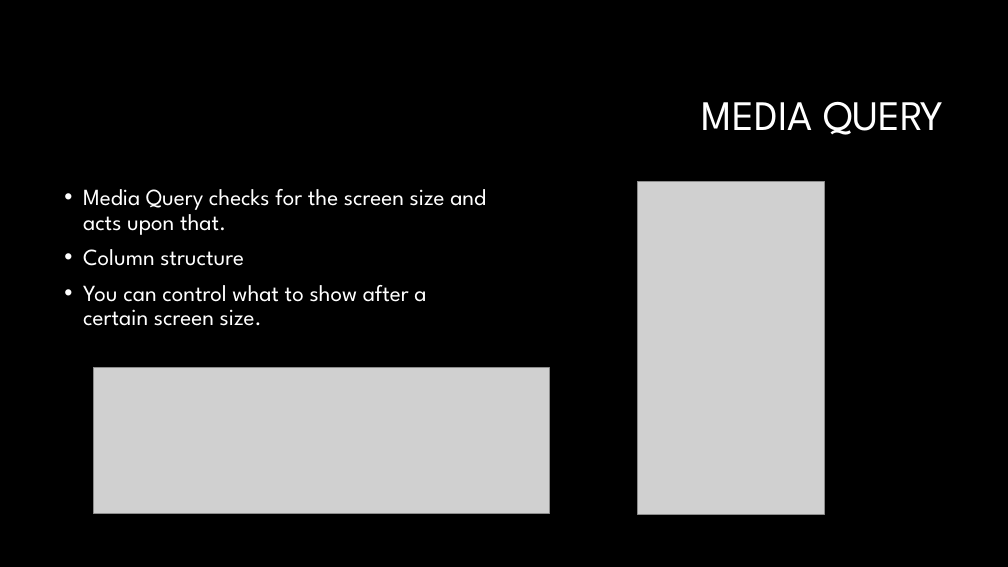
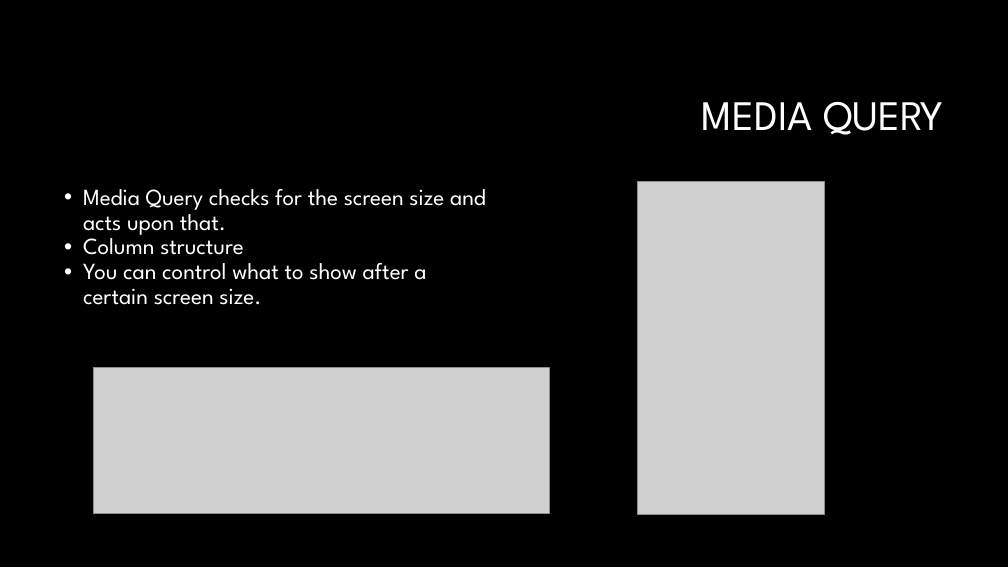
Before and after one commit to anahi2011/csci130project, a slide deck: slide 3 of pres_with_code_snippets.pptx. Drawn at 1008x567 pixels with LibreOffice and Linux fonts; fonts in the diff are those of the drawing; grey boxes stand for pictures; background and template pictures are left out. Boxes give left, top, right and bottom in pixels: in the first picture for what was removed or moved away, otherwise in the second. Text is boxed around its words. In the diff, an @@ line names an element or a change of style, - is before the commit and + after.

```diff
--- a/pres_with_code_snippets.pptx
+++ b/pres_with_code_snippets.pptx
@@ text "Media Query checks for the ..." at bbox=[83, 189, 486, 305]: less space between paragraphs @@
```
Also in this commit, not shown: 4 other slides changed, 1 slide removed.
